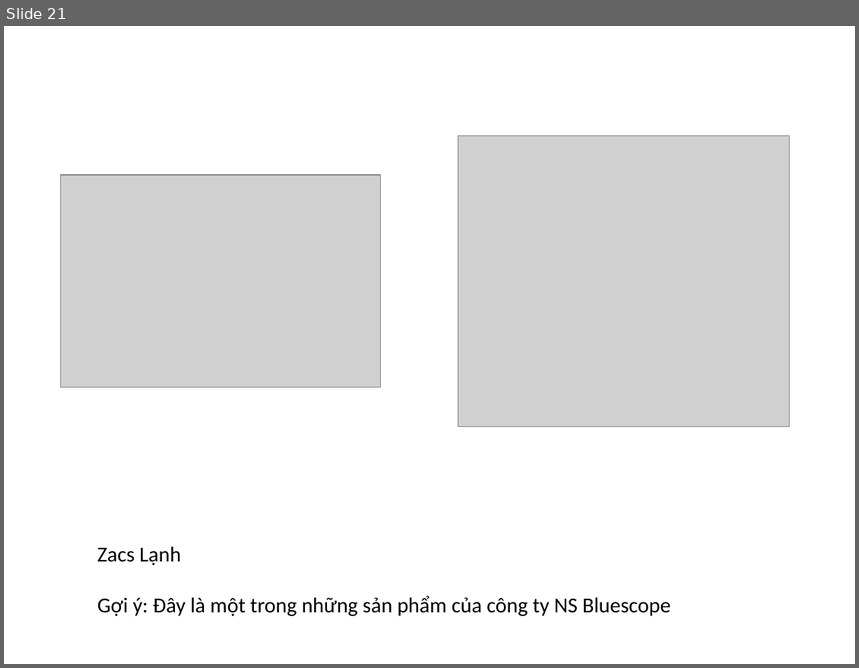
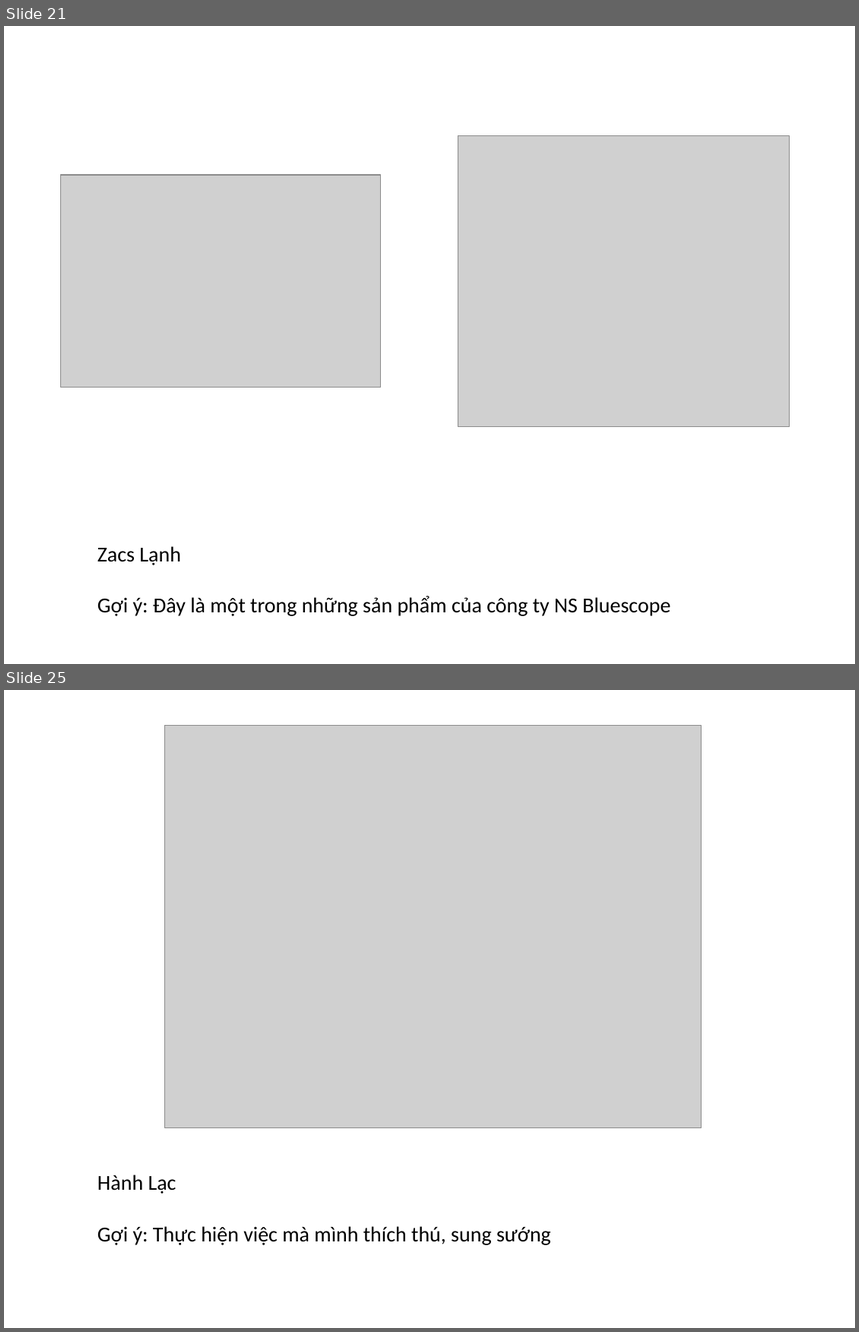
Before and after one commit to takazamy/game-turn-card, a slide deck: Requirement/Data.pptx. Shown one above the other, each under a label of ours: slide 21 before the commit, slides 21 and 25 after it; the slides between them are not shown. The pictures are 859x668 and 859x1332 pixels, drawn with LibreOffice and Linux fonts; fonts in the diff are those of the drawing; grey boxes stand for pictures. Boxes give left, top, right and bottom in pixels: in the first picture for what was removed or moved away, otherwise in the second. Text is boxed around its words. In the diff, an @@ line names an element or a change of style, - is before the commit and + after.

```diff
--- a/Requirement/Data.pptx
+++ b/Requirement/Data.pptx
@@ slide 25 added at (x1=4, y1=690, x2=855, y2=1328), background #FFFFFF @@
@@ picture added at (x1=165, y1=726, x2=701, y2=1129) @@
@@ text added at (x1=97, y1=1175, x2=551, y2=1246), 18 pt, text #000000 @@
+Hành Lạc
+Gợi ý: Thực hiện việc mà mình thích thú, sung sướng
```
Also in this commit, not shown: 1 slide changed, 7 other slides added.
